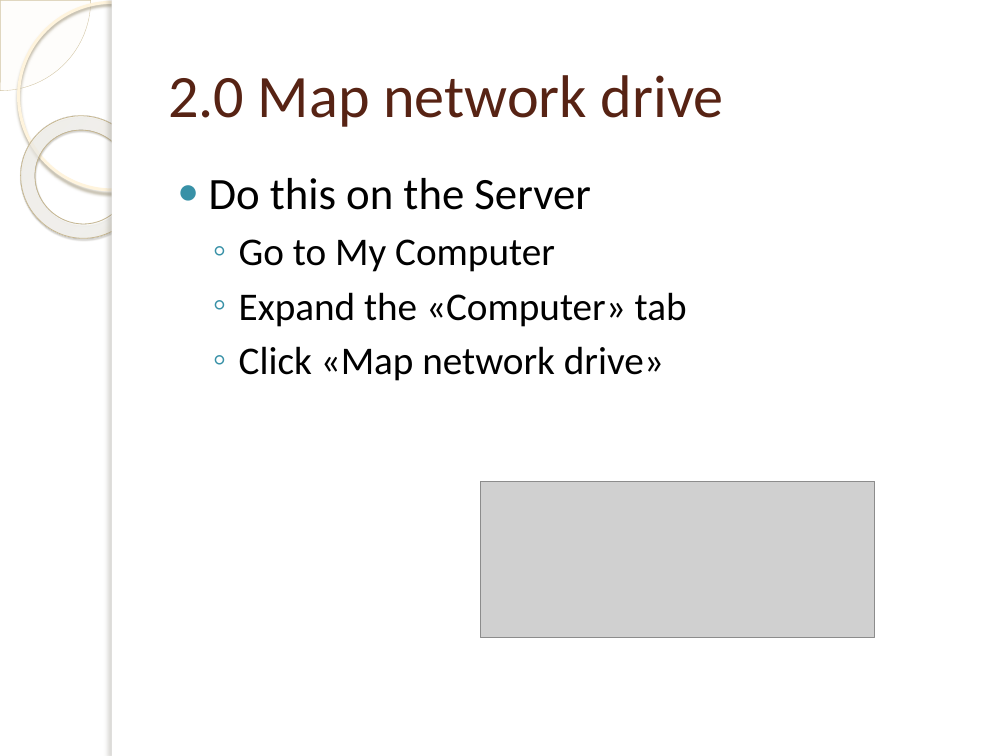
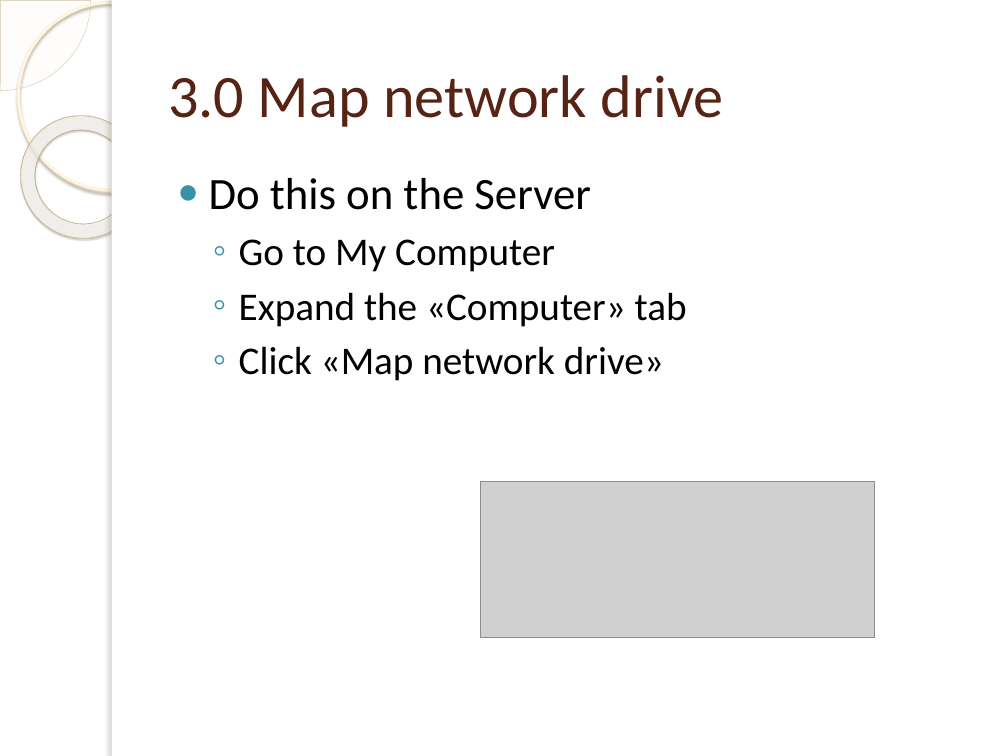
Before and after one commit to Nexolight/PPInfoScreen, a slide deck: slide 8 of files/templates/example.pptx (slide 6 before the commit). Drawn at 1008x756 pixels with LibreOffice and Linux fonts; fonts in the diff are those of the drawing; grey boxes stand for pictures; background and template pictures are left out. Boxes give left, top, right and bottom in pixels: in the first picture for what was removed or moved away, otherwise in the second. Text is boxed around its words. In the diff, an @@ line names an element or a change of style, - is before the commit and + after.

```diff
--- a/files/templates/example.pptx
+++ b/files/templates/example.pptx
@@ title at <box>168,75,724,127</box>: text changed @@
-2.0 Map network drive
+3.0 Map network drive
```
Also in this commit, not shown: 9 other slides changed, 7 other files.
